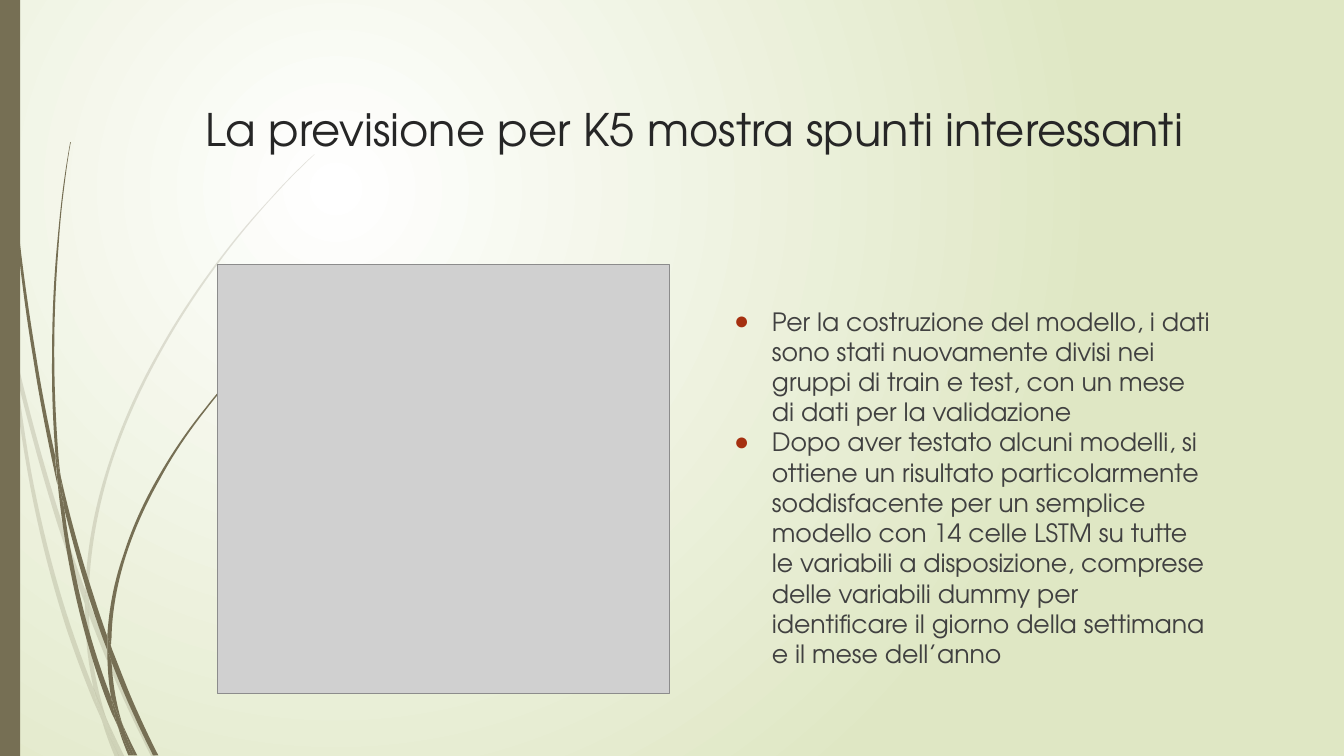
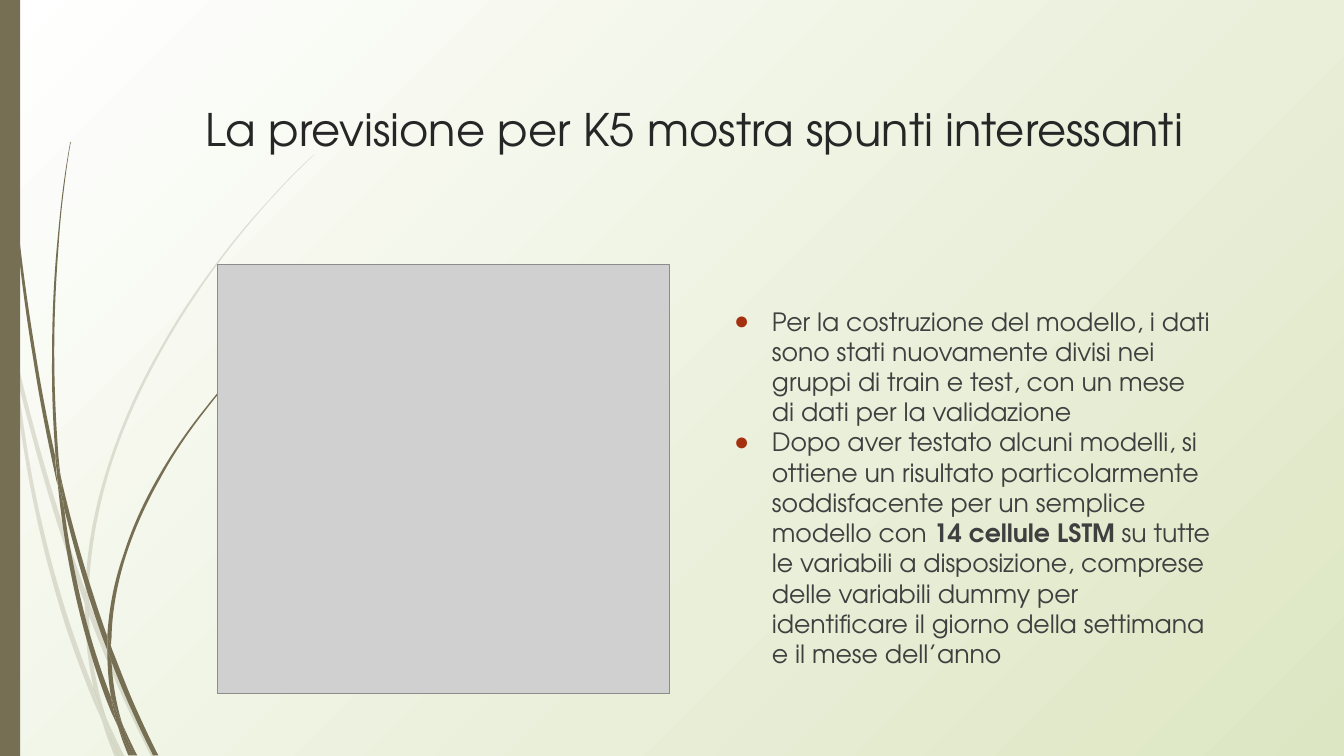
Before and after one commit to lynkx21/BB, a slide deck: slide 25 of BitBang.pptx. Drawn at 1344x756 pixels with LibreOffice and Linux fonts; fonts in the diff are those of the drawing; grey boxes stand for pictures. Boxes give left, top, right and bottom in pixels: in the first picture for what was removed or moved away, otherwise in the second. Text is boxed around its words. In the diff, an @@ line names an element or a change of style, - is before the commit and + after.

```diff
--- a/BitBang.pptx
+++ b/BitBang.pptx
@@ background gradient #FFFFFF to #DFE8C4 to gradient #FFFFFF to #DDE6C3 @@
@@ title "La previsione per K5 mostra ..." at (205,113,1183,155): indent changed @@
@@ text at (772,312,1210,433): text colour #404040 to #3F3F3F in "Per la costruzione del modello, i dati ..." @@
@@ text at (772,425,1211,664): text changed; text colour #404040 to #3F3F3F @@
-● Dopo aver testato alcuni modelli, si ottiene un risultato particolarmente soddisfacente per un semplice modello con 14 celle LSTM su tutte le variabili a disposizione, comprese delle variabili dummy per identificare il giorno della settimana e il mese dell’anno
+● Dopo aver testato alcuni modelli, si ottiene un risultato particolarmente soddisfacente per un semplice modello con 14 cellule LSTM su tutte le variabili a disposizione, comprese delle variabili dummy per identificare il giorno della settimana e il mese dell’anno
```
Also in this commit, not shown: 30 other slides changed.
